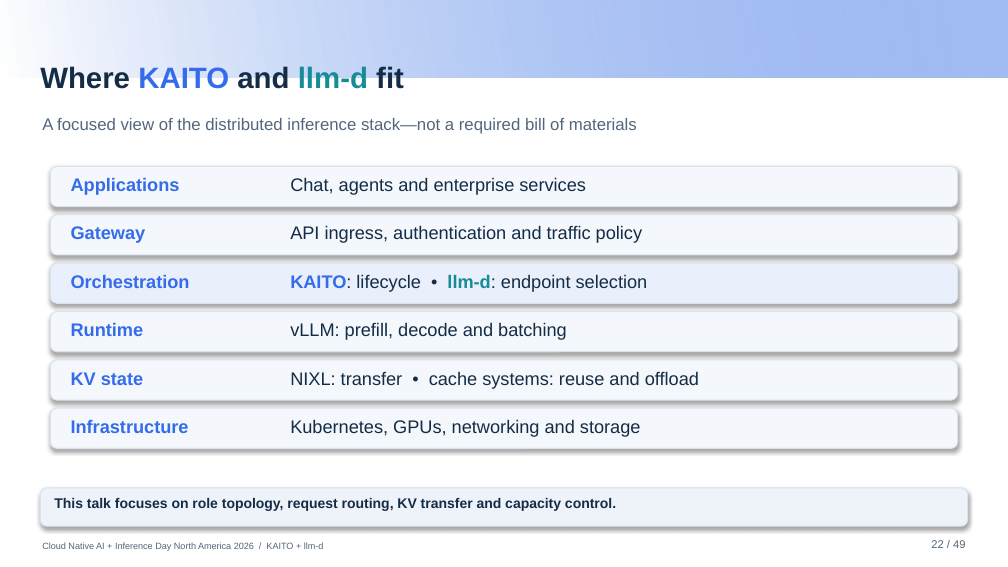
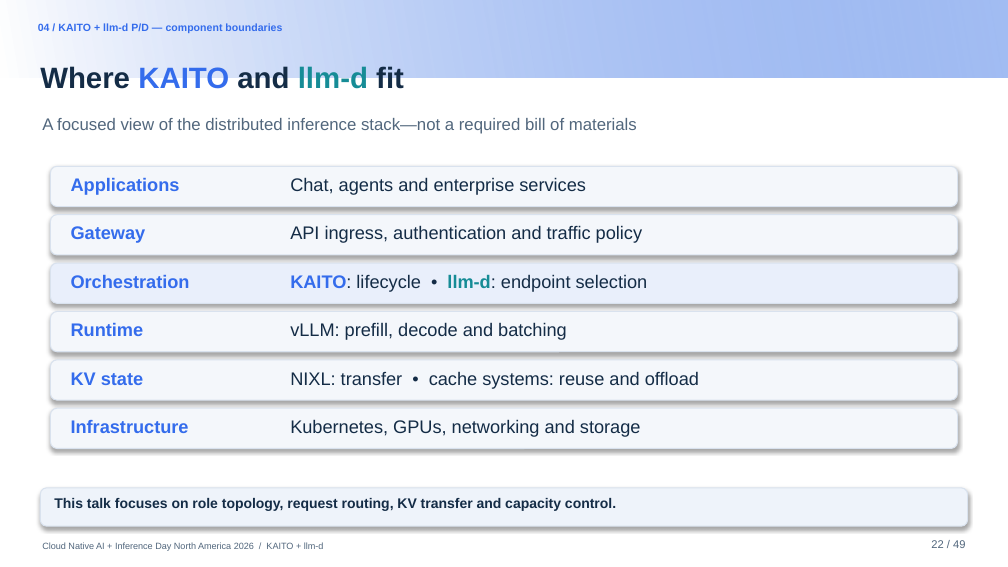
Before and after one commit to andyzhangx/demo, a slide deck: slide 22 of llm/pd-disaggregation/kubecon-na-2026-pd-disaggregation-kaito-llmd.pptx. Drawn at 1008x567 pixels with LibreOffice and Linux fonts; fonts in the diff are those of the drawing; background and template pictures are left out. Boxes give left, top, right and bottom in pixels: in the first picture for what was removed or moved away, otherwise in the second. Text is boxed around its words. In the diff, an @@ line names an element or a change of style, - is before the commit and + after.

```diff
--- a/llm/pd-disaggregation/kubecon-na-2026-pd-disaggregation-kaito-llmd.pptx
+++ b/llm/pd-disaggregation/kubecon-na-2026-pd-disaggregation-kaito-llmd.pptx
@@ text added at (38, 23, 282, 33), 7.5 pt, text #346CEC, bold @@
+04 / KAITO + llm-d P/D — component boundaries
```
Also in this commit, not shown: 21 other slides changed, 1 slide added, 1 slide removed.
